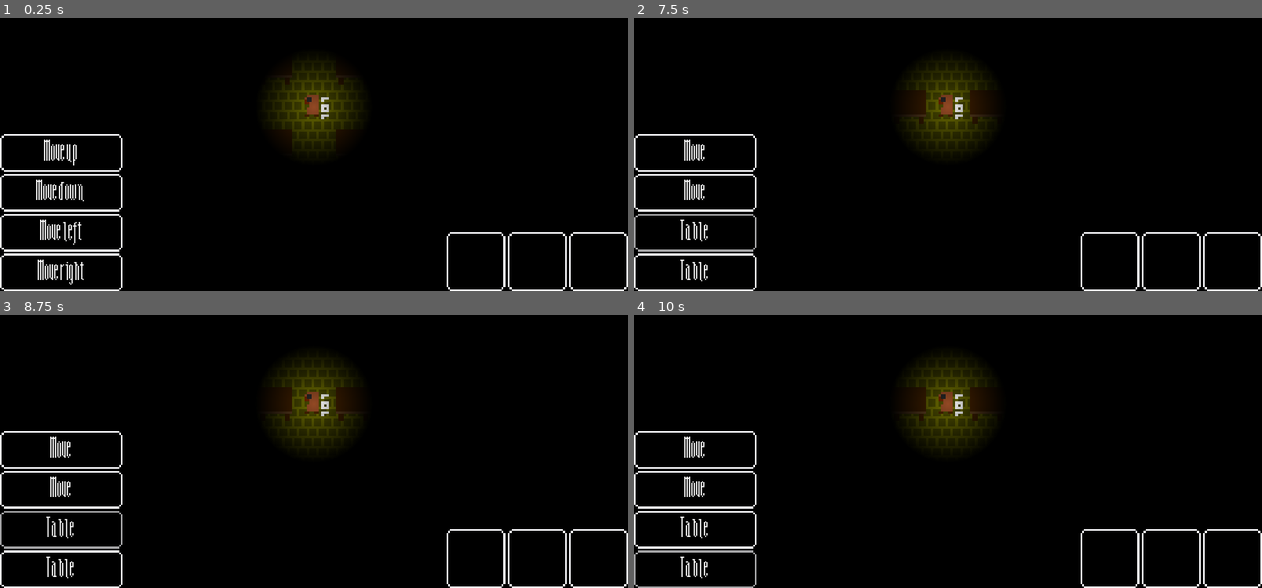
Above: before the commit, frames 1-4 (two rows, left to right).
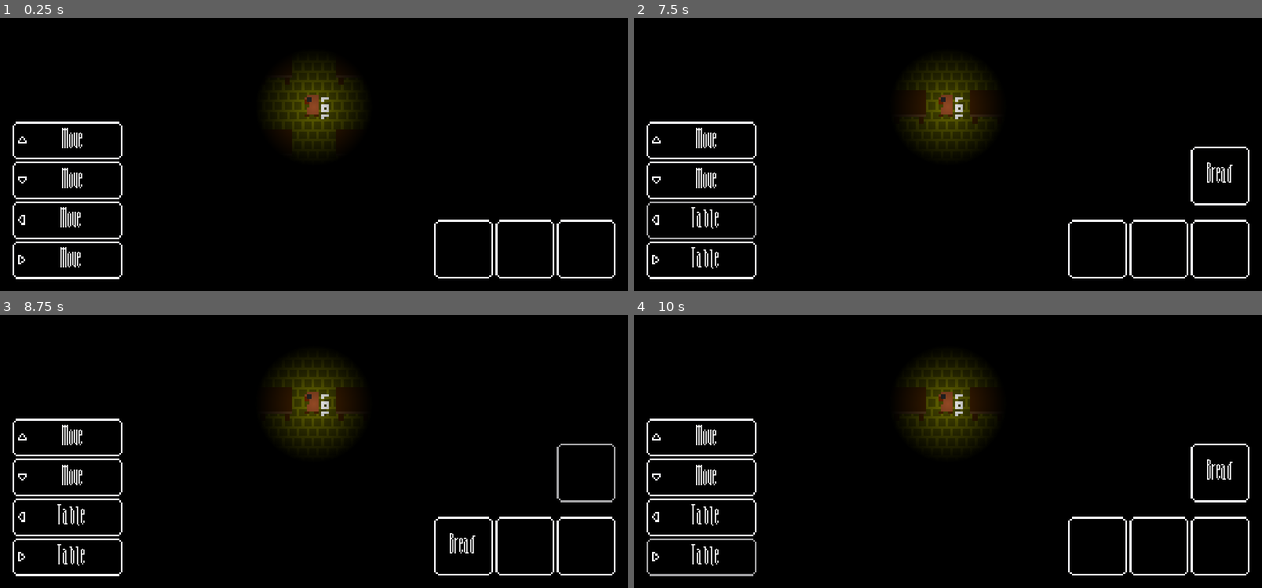
Above: after the commit, the same moments.

Repository: Demindiro/you-are-alone
Game: Godot game, scene res://test_map.tscn
The game is run twice, just before and just after one commit, with the same random seed, the same clock (stepped at 60 frames per second) and the same inputs. The project has no main scene, so this scene is started directly.
Inputs (mouse positions are in pixels of both pictures, inside the frame that each line leads up to):
- Up to frame 1 (0.25 s): no input
- Up to frame 2 (7.5 s): click "Move up" (after the commit: "Move") at 0.5 s; click "Move" at 1.25 s; click "Move" at 2 s; click (1111, 260) at 2.77 s; click (1098, 250) at 3.52 s; click (1174, 260) at 4.27 s; click (1161, 250) at 5.02 s; click (1230, 260) at 5.77 s; click (1218, 250) at 6.52 s; click "Table" at 7.25 s
- Up to frame 3 (8.75 s): click (584, 473) at 8 s, where only the run after the commit has a clickable "Bread"
- Up to frame 4 (10 s): click (1098, 547) at 8.75 s, where only the run after the commit has a clickable "Bread"; click "Table" at 9.5 s

The runs differ from the first frame. In frame 1, 4.7% of the frame differs, in the area x 0-100%, y 37-100%; in frame 2, 4.7%; in frame 3, 4.7%; in frame 4, 4.7%.

Commit message:
Add inventory slot to tables

Diff:
--- a/test_map.tscn
+++ b/test_map.tscn
@@ -13,6 +13,10 @@
 [ext_resource path="res://enemy/enemy.gd" type="Script" id=11]
 [ext_resource path="res://enemy/485076__inspectorj__heartbeat-regular-single-01-01-loop.wav" type="AudioStream" id=12]
 [ext_resource path="res://ui/theme.tres" type="Theme" id=13]
+[ext_resource path="res://ui/arrow_up-x3.png" type="Texture" id=14]
+[ext_resource path="res://ui/arrow_down-x3.png" type="Texture" id=15]
+[ext_resource path="res://ui/arrow_left-x3.png" type="Texture" id=16]
+[ext_resource path="res://ui/arrow_right-x3.png" type="Texture" id=17]
 
 [node name="Node" type="Node"]
 __meta__ = {
@@ -86,6 +90,8 @@
 anchor_top = 1.0
 anchor_right = 1.0
 anchor_bottom = 1.0
+margin_right = -20.0
+margin_bottom = -20.0
 grow_horizontal = 0
 grow_vertical = 0
 theme = ExtResource( 13 )
@@ -96,7 +102,9 @@
 [node name="Actions" type="VBoxContainer" parent="UI"]
 anchor_top = 1.0
 anchor_bottom = 1.0
+margin_left = 20.0
 margin_right = 200.0
+margin_bottom = -20.0
 grow_vertical = 0
 theme = ExtResource( 13 )
 __meta__ = {
@@ -104,44 +112,70 @@
 }
 
 [node name="Up" type="Button" parent="UI/Actions"]
-margin_right = 200.0
-margin_bottom = 48.0
-text = "Move up"
+margin_right = 180.0
+margin_bottom = 60.0
+focus_mode = 0
+mouse_default_cursor_shape = 2
+shortcut_in_tooltip = false
+enabled_focus_mode = 0
+text = "Move"
+icon = ExtResource( 14 )
 __meta__ = {
 "_edit_use_anchors_": false
 }
 
 [node name="Down" type="Button" parent="UI/Actions"]
-margin_top = 52.0
-margin_right = 200.0
-margin_bottom = 100.0
-text = "Move down"
+margin_top = 64.0
+margin_right = 180.0
+margin_bottom = 124.0
+focus_mode = 0
+mouse_default_cursor_shape = 2
+shortcut_in_tooltip = false
+enabled_focus_mode = 0
+text = "Move"
+icon = ExtResource( 15 )
 __meta__ = {
 "_edit_use_anchors_": false
 }
 
 [node name="Left" type="Button" parent="UI/Actions"]
-margin_top = 104.0
-margin_right = 200.0
-margin_bottom = 152.0
-text = "Move left"
+margin_top = 128.0
+margin_right = 180.0
+margin_bottom = 188.0
+focus_mode = 0
+mouse_default_cursor_shape = 2
+shortcut_in_tooltip = false
+enabled_focus_mode = 0
+text = "Move"
+icon = ExtResource( 16 )
 __meta__ = {
 "_edit_use_anchors_": false
 }
 
 [node name="Right" type="Button" parent="UI/Actions"]
-margin_top = 156.0
-margin_right = 200.0
-margin_bottom = 204.0
-text = "Move right"
+margin_top = 192.0
+margin_right = 180.0
+margin_bottom = 252.0
+focus_mode = 0
+mouse_default_cursor_shape = 2
+shortcut_in_tooltip = false
+enabled_focus_mode = 0
+text = "Move"
+icon = ExtResource( 17 )
 __meta__ = {
 "_edit_use_anchors_": false
 }
 
 [node name="Chest inventory" type="HBoxContainer" parent="UI"]
-margin_right = 40.0
-margin_bottom = 40.0
+anchor_left = 1.0
+anchor_top = 1.0
+anchor_right = 1.0
+anchor_bottom = 1.0
+margin_right = -20.0
+margin_bottom = -140.0
+grow_horizontal = 0
+grow_vertical = 0
 theme = ExtResource( 13 )
 __meta__ = {
-"_edit_use_anchors_": false
+"_edit_use_anchors_": true
 }
--- a/tiles/table/action.gd
+++ b/tiles/table/action.gd
@@ -3,6 +3,7 @@
 
 func _init() -> void:
 	name = "Table"
+	items = ["Bread"]
 
 func do(_player: GWJ30_Player) -> GWJ30_TileActionResult:
-	return null
+	return GWJ30_TileActionResult_Inventory.new(items)
Not shown: 1 places in test_map.tscn that only renumber resources
